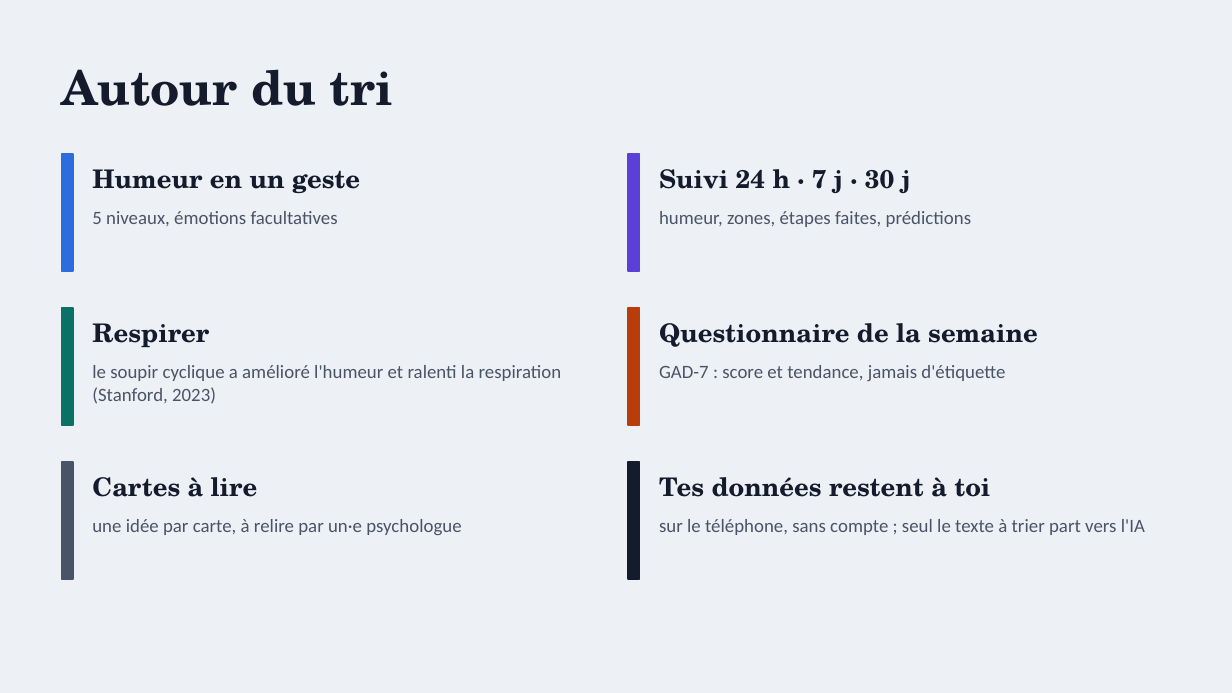
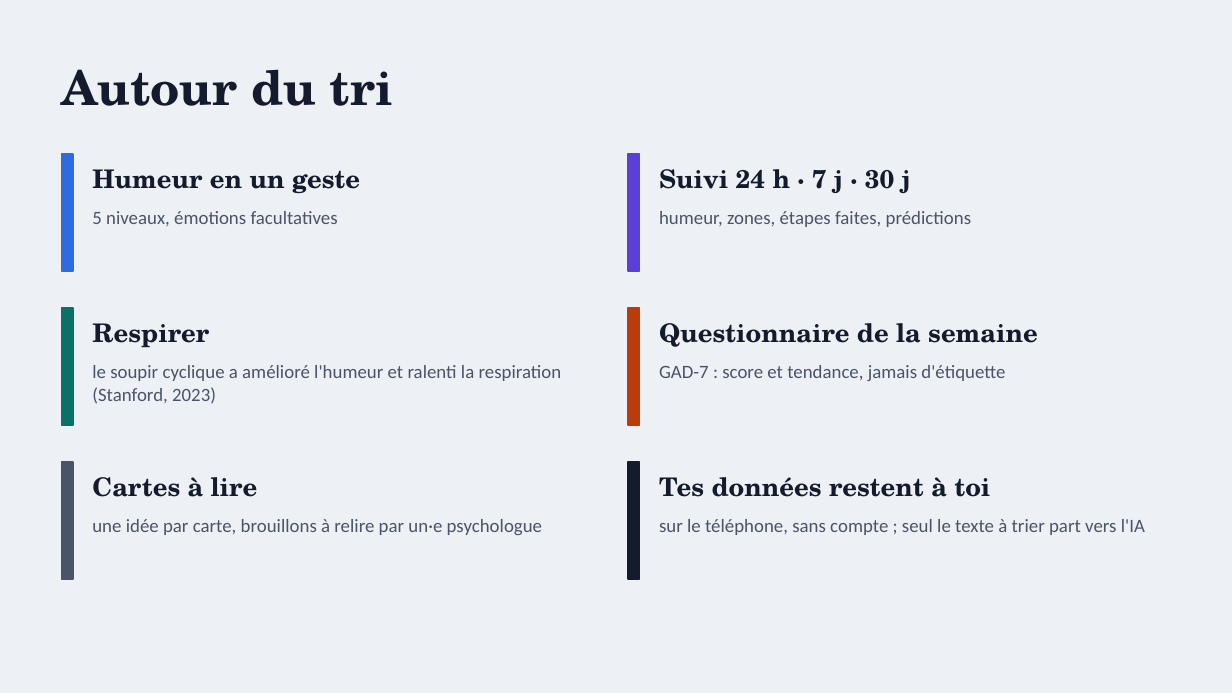
Before and after one commit to ilyasdaoudrma/braver, a slide deck: slide 8 of docs/pitch/BRAVER-Pitch-2026-11-21.pptx. Drawn at 1232x693 pixels with LibreOffice and Linux fonts; fonts in the diff are those of the drawing. Boxes give left, top, right and bottom in pixels: in the first picture for what was removed or moved away, otherwise in the second. Text is boxed around its words. In the diff, an @@ line names an element or a change of style, - is before the commit and + after.

```diff
--- a/docs/pitch/BRAVER-Pitch-2026-11-21.pptx
+++ b/docs/pitch/BRAVER-Pitch-2026-11-21.pptx
@@ text at bbox=[92, 519, 542, 535]: text changed @@
-une idée par carte, à relire par un·e psychologue
+une idée par carte, brouillons à relire par un·e psychologue
```
Also in this commit, not shown: 4 other slides changed, 1 other file.
